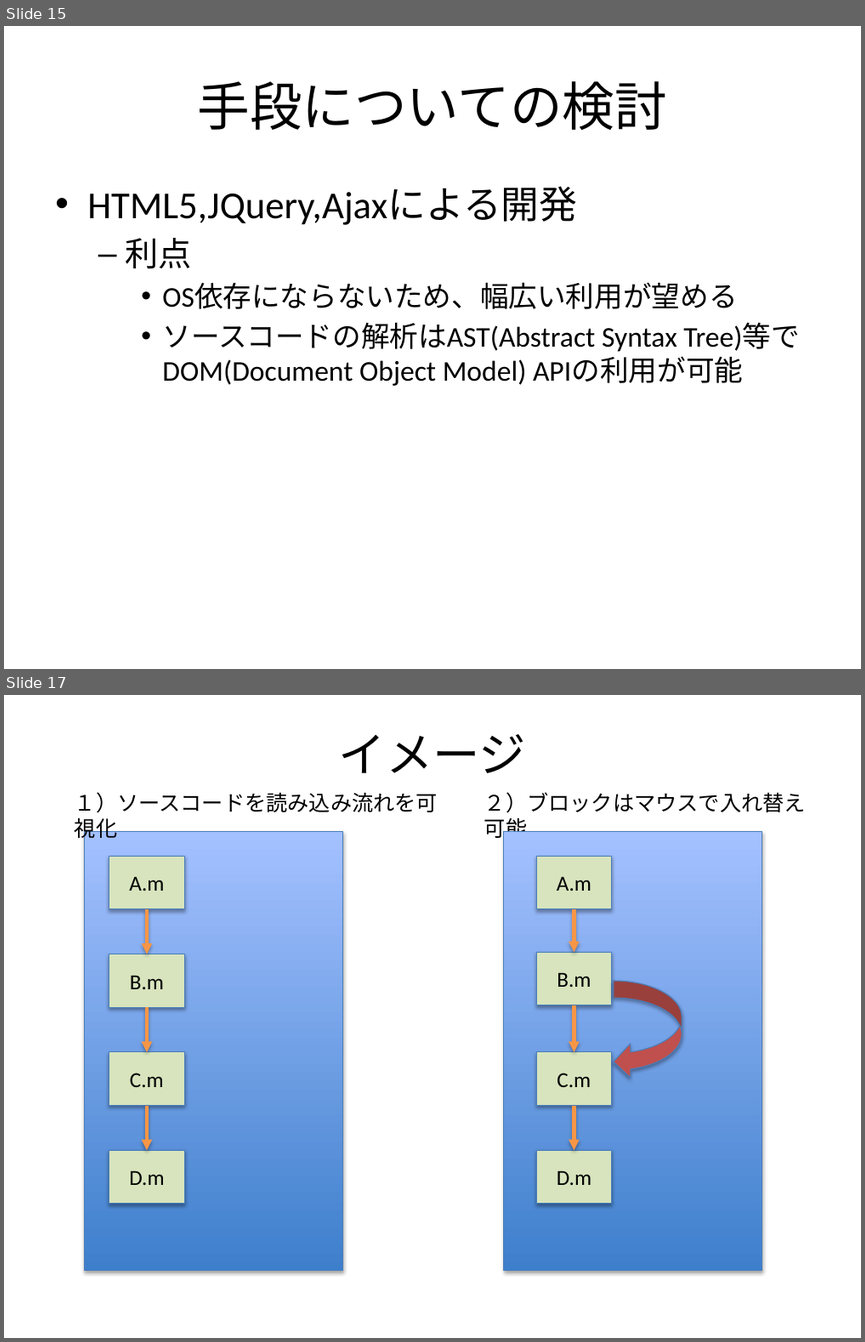
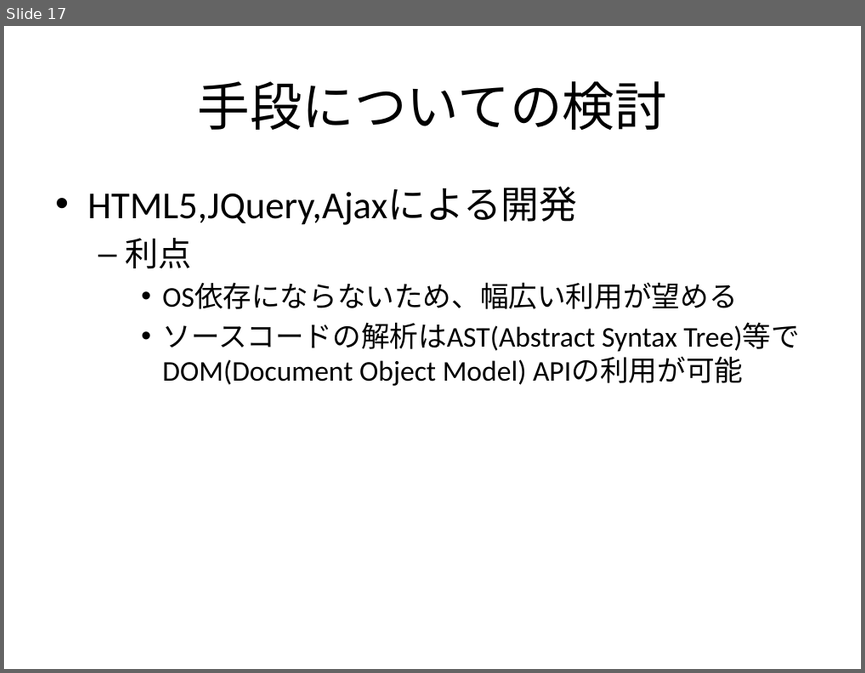
Before and after one commit to f-akazawa/akaz_uecdevelop, a slide deck: doc/中間発表資料.pptx. Shown one above the other, each under a label of ours: slides 15 and 17 before the commit, slide 17 after it; the slides between them are not shown. The pictures are 865x1342 and 865x673 pixels, drawn with LibreOffice and Linux fonts; fonts in the diff are those of the drawing. Boxes give left, top, right and bottom in pixels: in the first picture for what was removed or moved away, otherwise in the second. Text is boxed around its words. In the diff, an @@ line names an element or a change of style, - is before the commit and + after.

```diff
--- a/doc/中間発表資料.pptx
+++ b/doc/中間発表資料.pptx
@@ slide 17 removed at bbox=[4, 695, 861, 1338], background #FFFFFF @@
@@ title removed at bbox=[339, 734, 527, 773] @@
-イメージ
@@ text removed at bbox=[75, 792, 438, 842] @@
-１）ソースコードを読み込み流れを可視化
@@ text removed at bbox=[484, 792, 806, 842] @@
-２）ブロックはマウスで入れ替え可能
@@ rectangle removed at bbox=[85, 831, 343, 1270] @@
@@ rectangle removed at bbox=[504, 831, 762, 1270] @@
@@ rectangle removed at bbox=[109, 857, 185, 909] @@
-A.m
@@ rectangle removed at bbox=[536, 857, 612, 909] @@
-A.m
@@ arrow removed from (147, 909) to (147, 953) @@
@@ arrow removed from (574, 909) to (574, 952) @@
@@ rectangle removed at bbox=[109, 953, 185, 1007] @@
-B.m
@@ rectangle removed at bbox=[536, 952, 612, 1005] @@
-B.m
@@ curved left arrow removed at bbox=[613, 981, 681, 1078] @@
@@ arrow removed from (147, 1007) to (147, 1052) @@
@@ arrow removed from (574, 1005) to (574, 1052) @@
@@ rectangle removed at bbox=[109, 1052, 185, 1106] @@
-C.m
@@ rectangle removed at bbox=[536, 1052, 612, 1106] @@
-C.m
@@ arrow removed from (147, 1106) to (147, 1150) @@
@@ arrow removed from (574, 1106) to (574, 1150) @@
@@ rectangle removed at bbox=[109, 1150, 185, 1203] @@
-D.m
@@ rectangle removed at bbox=[536, 1150, 612, 1203] @@
-D.m
@@ what was slide 15 is now slide 17 @@
```
Also in this commit, not shown: 3 slides changed, 3 slides added, 2 other slides removed.
